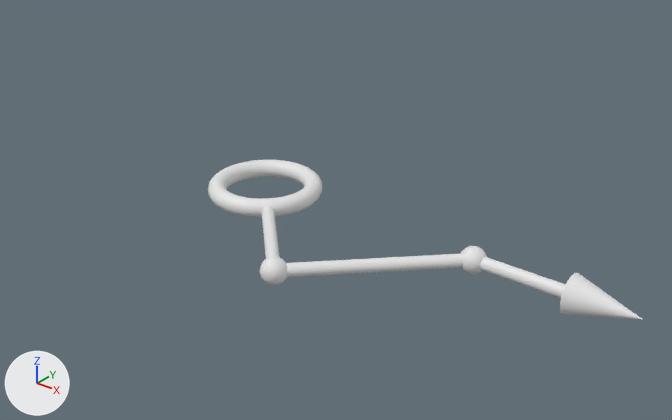
The OBJ model Assets/Modules/Azure/Assets/Arrows/Arrow-132.obj: old version first, new version second.
Rendered twice from a camera (50 mm lens) standing at (4.87, -5.15, 3.21) and looking at (0.63, 0.15, -0.08). The lights are fixed; the arrows at lower left show +X, +Y and +Z. Where no turn or scale is listed for an object, it has been applied to the vertices. Vertices at the same position are counted once.

Objects in the first picture: 'Arrow-132'.
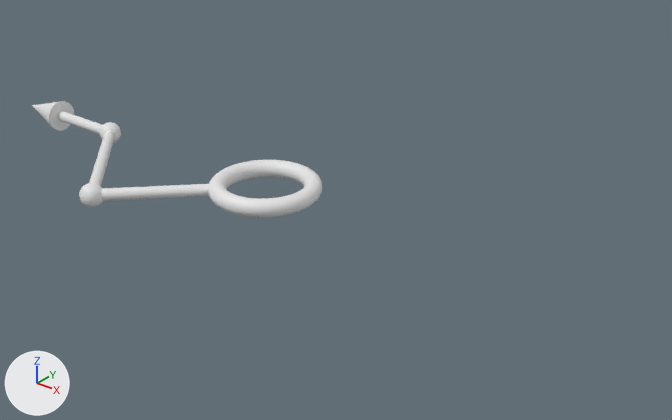
Boxes [x1, y1, x2, y2] around the edits, measured in the pictures (672 x 420 px; the box of a moved part takes in the faces that stretch with it):
'Arrow-132', reshaped (33% narrower, 27% shorter)
    before: [208, 160, 642, 319]
    after: [32, 101, 322, 217]
part 1 of me_arrow_132, moved or reshaped
    before: [262, 205, 463, 277]
    after: [89, 131, 210, 201]
part 2 of me_arrow_132, moved or reshaped
    before: [480, 257, 566, 298]
    after: [58, 111, 102, 135]
part 3 of me_arrow_132, moved or reshaped
    before: [560, 272, 642, 319]
    after: [32, 101, 74, 131]
part 4 of me_arrow_132, added
    after: [79, 183, 103, 207]
part 5 of me_arrow_132, added
    after: [99, 122, 121, 143]
part 6 of me_arrow_132, deleted
    before: [460, 246, 487, 274]
part 7 of me_arrow_132, deleted
    before: [260, 256, 287, 285]

Patch to the scene script:
```diff
--- a/Assets/Modules/Azure/Assets/Arrows/Arrow-132.obj.py
+++ b/Assets/Modules/Azure/Assets/Arrows/Arrow-132.obj.py
@@ me_arrow_132 @@
 # used by ob_arrow_132; location = (0.0, 0.0, 0.0)
-me_arrow_132.from_pydata(...)  # 3267 vertices, 3143 faces; spans x -0.47..3.25, y -1.1..0.47, z -0.15..0.15
+me_arrow_132.from_pydata(...)  # 3265 vertices, 3143 faces; spans x -3.25..0.47, y -1.1..0.47, z -0.15..0.15
+# me_arrow_132 part 1: the loose piece of 126 vertices spanning x 0.25..2.04, y -1.04..0.04, z -0.05..0.05 is turned -180 degrees about the y axis through the mesh origin
+# me_arrow_132 part 2: the loose piece of 64 vertices spanning x 2.0..3.0, y -0.05..0.05, z -0.05..0.05 is turned -180 degrees about the y axis through the mesh origin
+# me_arrow_132 part 3: the loose piece of 33 vertices spanning x 2.75..3.25, y -0.15..0.15, z -0.15..0.15 is turned -180 degrees about the y axis through the mesh origin
+# me_arrow_132 part 4: a new loose piece of 1009 vertices spanning x -1.1..-0.9, y -1.1..-0.9, z -0.1..0.1
+# me_arrow_132 part 5: a new loose piece of 1009 vertices spanning x -2.1..-1.9, y -0.1..0.1, z -0.1..0.1
+# me_arrow_132 part 6: the loose piece of 1010 vertices spanning x 1.9..2.1, y -0.1..0.1, z -0.1..0.1 is deleted
+# me_arrow_132 part 7: the loose piece of 1010 vertices spanning x 0.9..1.1, y -1.1..-0.9, z -0.1..0.1 is deleted
```
